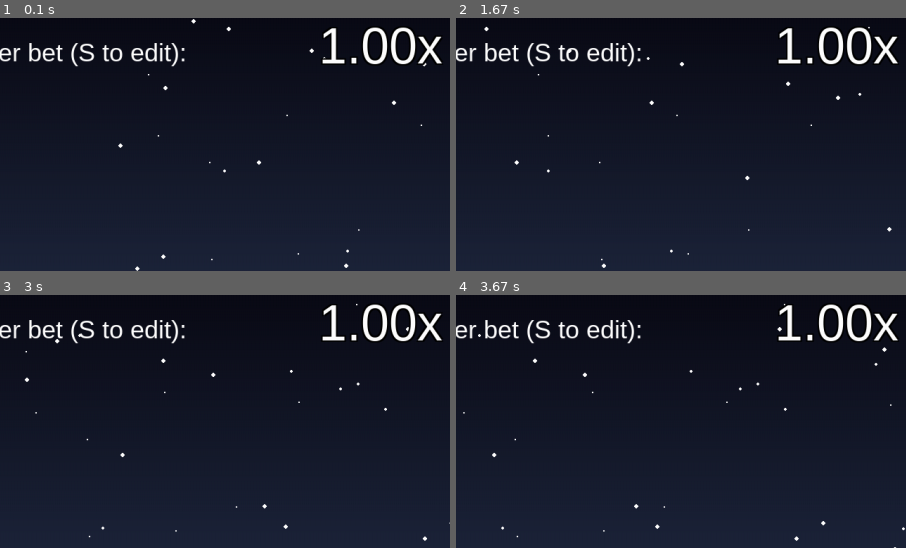
Above: before the commit, frames 1-4 (two rows, left to right).
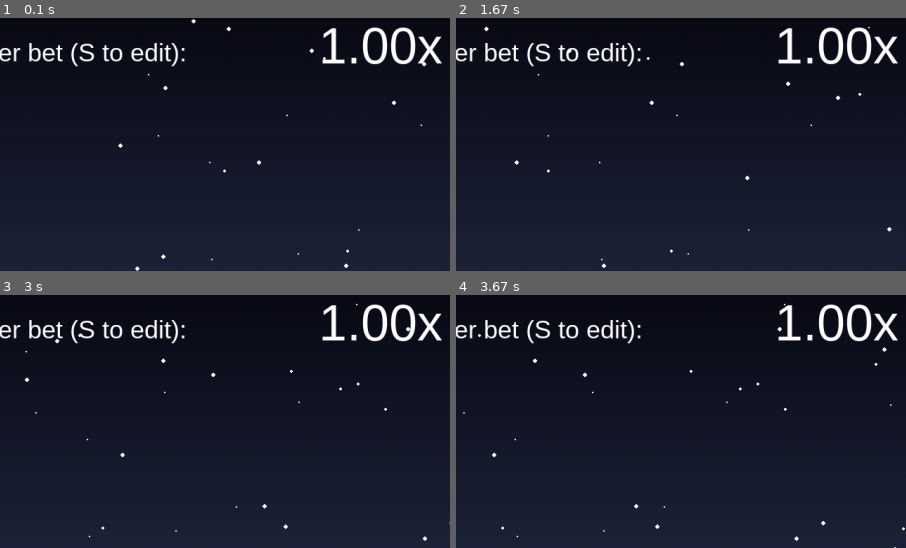
Above: after the commit, the same moments.

Repository: timakaa3/AT-JackPot
Game: pygame game, started from pygame_aviator.py
The game is run twice, just before and just after one commit, with the same random seed, the same clock (stepped at 60 frames per second) and the same inputs.
Inputs:
- Up to frame 1 (0.1 s): no input
- Up to frame 2 (1.67 s): type "ann" at 0.33 s; tap Enter at 0.67 s
- Up to frame 3 (3 s): no input
- Up to frame 4 (3.67 s): no input
The pictures show only the part of the screen within x 8-58%, y 3-53%; the shares and areas given below are measured in that part.

The runs differ from the first frame. In frame 1, 0.1% of the frame differs, in the area x 71-99%, y 8-19%; in frame 2, 0.1%; in frame 3, 0.1%; in frame 4, 0.1%.

Commit message:
Update pygame_aviator.py

Diff:
--- a/pygame_aviator.py
+++ b/pygame_aviator.py
@@ -26,17 +26,16 @@
 multiplier = 1.00
 multiplier_speed = 0.005
 running = False
-history = []
+history = []  # (multiplier, is_cash_out, used_bet)
 crash_history = []
 show_cash_out_text = False
 input_mode = True
 input_text = ""
-
 stars = [[random.randint(0, WIDTH), random.randint(0, HEIGHT), random.randint(1, 3)] for _ in range(100)]
 
 def load_rocket_image():
     try:
-        rocket_path = r"C:\Python_Workspace\PycharmProjects\pythonProject\AT_JACKPOT\rocket.png"
+        rocket_path = r"C:\Python_Workspace\PycharmProjects\pythonProject\AT_JACKPOT\images\rocket.png"
         rocket_image = pygame.image.load(rocket_path)
         return rocket_image
     except:
@@ -87,19 +86,13 @@
             star[1] = random.randint(0, HEIGHT)
             star[2] = random.randint(1, 3)
 
-def draw_text_outline(text, font_obj, x, y, color, outline=BLACK):
-    surface = font_obj.render(text, True, outline)
-    for dx in [-2, 2]:
-        for dy in [-2, 2]:
-            screen.blit(surface, (x + dx, y + dy))
-    screen.blit(font_obj.render(text, True, color), (x, y))
-
 def draw_text(text, size, x, y, color=WHITE):
     font_obj = pygame.font.SysFont("Arial", size)
     text_surface = font_obj.render(text, True, color)
     screen.blit(text_surface, (x, y))
 
 crash_point = get_crash_point()
+current_bet = 0.0
 
 while True:
     draw_gradient_background()
@@ -129,6 +122,7 @@
             else:
                 if event.key == pygame.K_SPACE and not running:
                     if bet > 0 and balance >= bet:
+                        current_bet = bet
                         multiplier = 1.00
                         crash_point = get_crash_point()
                         running = True
@@ -142,9 +136,9 @@
                     has_cashed_out = True
                     show_cash_out_text = True
                     cash_out_multiplier = multiplier
-                    profit = round(bet * (multiplier - 1), 2)
+                    profit = round(current_bet * (multiplier - 1), 2)
                     balance += profit
-                    history.append((round(cash_out_multiplier, 2), True))
+                    history.append((round(cash_out_multiplier, 2), True, current_bet))
 
                 if event.key == pygame.K_s and not running:
                     input_mode = True
@@ -167,8 +161,8 @@
             running = False
             crash_history.append(round(multiplier, 2))
             if not has_cashed_out:
-                history.append((round(multiplier, 2), False))
-                balance -= bet
+                history.append((round(multiplier, 2), False, current_bet))
+                balance -= current_bet
 
     if crashed and not has_cashed_out:
         draw_text(f"CRASHED AT {multiplier:.2f}x", 48, WIDTH // 2 - 150, HEIGHT // 2 - 100, RED)
@@ -183,17 +177,17 @@
         plane_y = max(plane_y, HEIGHT // 2 - 300)
         screen.blit(plane, (plane_x, plane_y))
 
-    draw_text_outline(f"{multiplier:.2f}x", big_font, WIDTH // 2 - 80, 20, WHITE)
+    draw_text(f"{multiplier:.2f}x", 72, WIDTH // 2 - 80, 20, WHITE)
 
     hx = WIDTH - 300
     draw_text("History:", 24, hx, 50)
-    for i, (mult, is_cash_out) in enumerate(history[-10:][::-1]):
+    for i, (mult, is_cash_out, used_bet) in enumerate(history[-10:][::-1]):
         if is_cash_out:
             color = GREEN
-            label = f"OUT (+{bet * (mult - 1):.2f} лв)"
+            label = f"OUT (+{used_bet * (mult - 1):.2f} лв)"
         else:
             color = RED
-            label = f"CRASH (-{bet:.2f} лв)"
+            label = f"CRASH (-{used_bet:.2f} лв)"
         draw_text(f"{mult:.2f}x {label}", 20, hx, 80 + i * 25, color)
 
     if crash_history:
